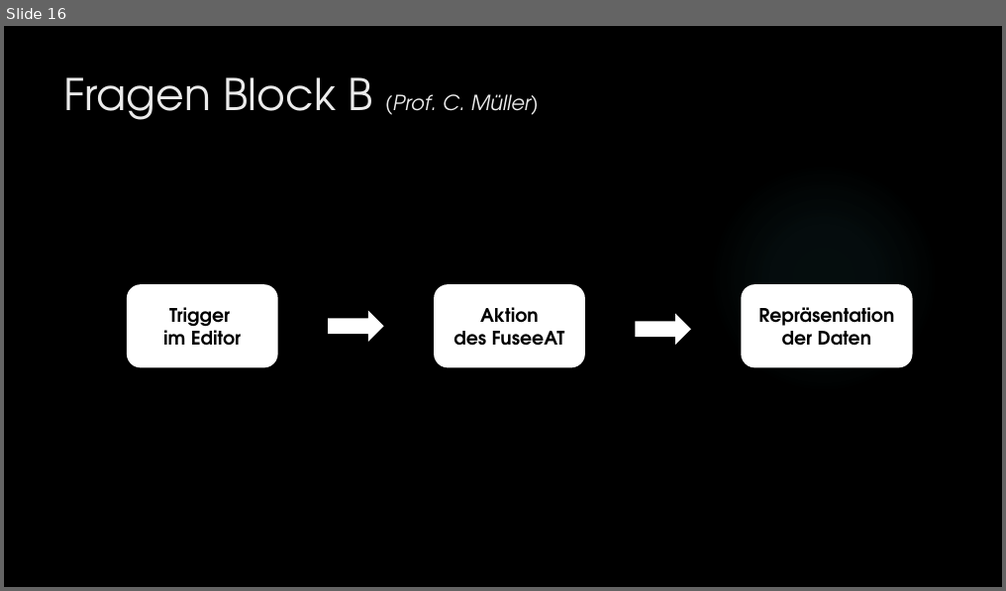
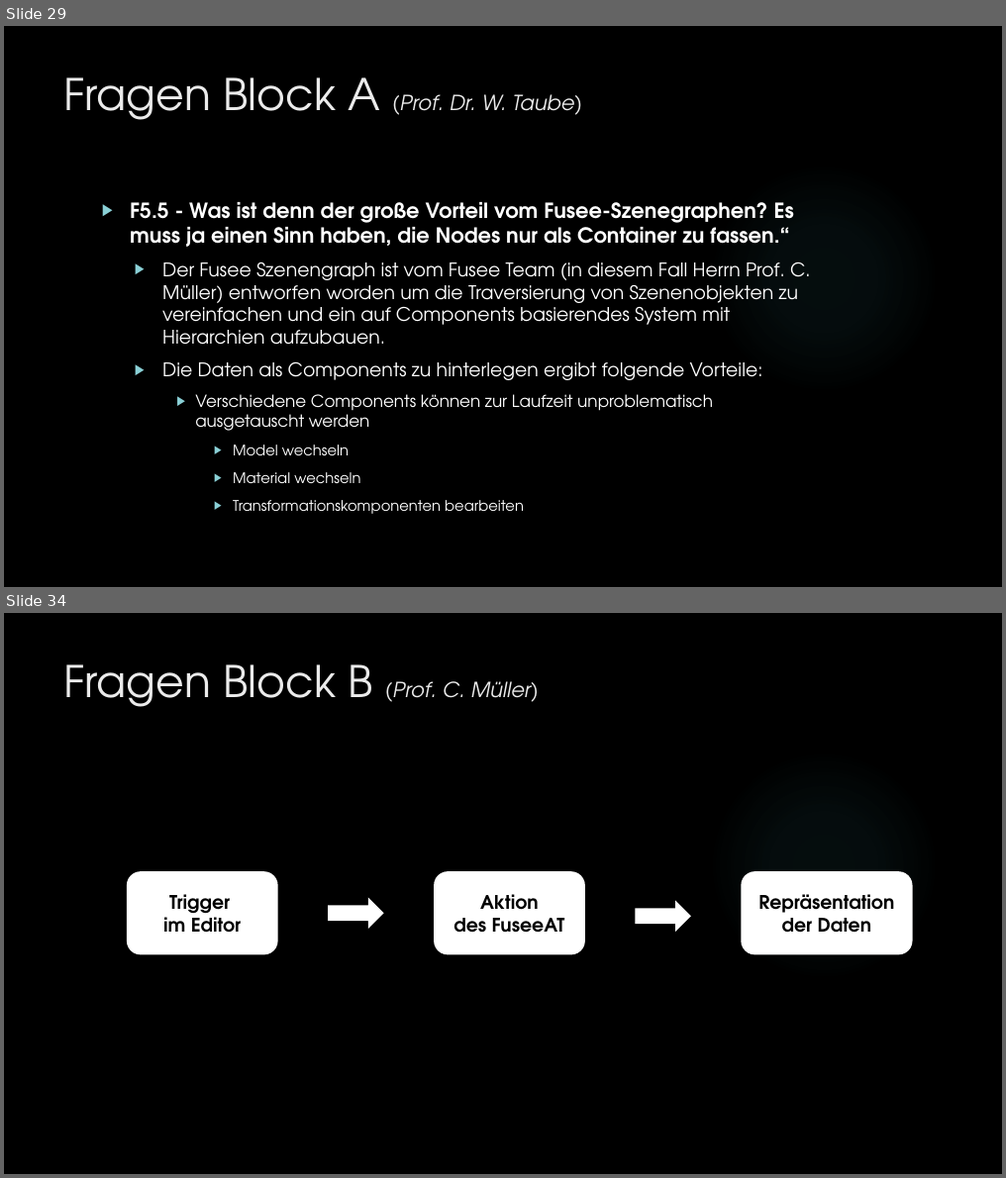
Before and after one commit to dNovel/MasterThesisWS1415, a slide deck: Disputation/Praesentation_DominikSteffen.pptx. Shown one above the other, each under a label of ours: slide 16 before the commit, slides 29 and 34 after it; the slides between them are not shown. The pictures are 1006x591 and 1006x1178 pixels, drawn with LibreOffice and Linux fonts; fonts in the diff are those of the drawing; background and template pictures are left out. Boxes give left, top, right and bottom in pixels: in the first picture for what was removed or moved away, otherwise in the second. Text is boxed around its words. In the diff, an @@ line names an element or a change of style, - is before the commit and + after.

Commit message:
Fragen von Prof. Taube eingebaut.
Fragen eingefügt. Nächster Schritt: Clean Up und Fehler beseitigen.

```diff
--- a/Disputation/Praesentation_DominikSteffen.pptx
+++ b/Disputation/Praesentation_DominikSteffen.pptx
@@ slide 29 added at (4,26,1002,587), background picture (left out); not listed: 1 template element that a slide beside it also shows @@
@@ title added at (64,77,582,120), 20 pt, text #EBEBEB, italic @@
+Fragen Block A (Prof. Dr. W. Taube)
@@ text added at (130,202,811,514), 18 pt, text #FFFFFF @@
+▶ F5.5 - Was ist denn der große Vorteil vom Fusee‐Szenegraphen? Es muss ja einen Sinn haben, die Nodes nur als Container zu fassen.“
+  ▶ Der Fusee Szenengraph ist vom Fusee Team (in diesem Fall Herrn Prof. C. Müller) entworfen worden um die Traversierung von Szenenobjekten zu vereinfachen und ein auf Components basierendes System mit Hierarchien aufzubauen.
+  ▶ Die Daten als Components zu hinterlegen ergibt folgende Vorteile:
+    ▶ Verschiedene Components können zur Laufzeit unproblematisch ausgetauscht werden
+      ▶ Model wechseln
+      ▶ Material wechseln
+      ▶ Transformationskomponenten bearbeiten
@@ what was slide 16 is now slide 34 @@
```
Also in this commit, not shown: 4 slides changed, 17 other slides added.
